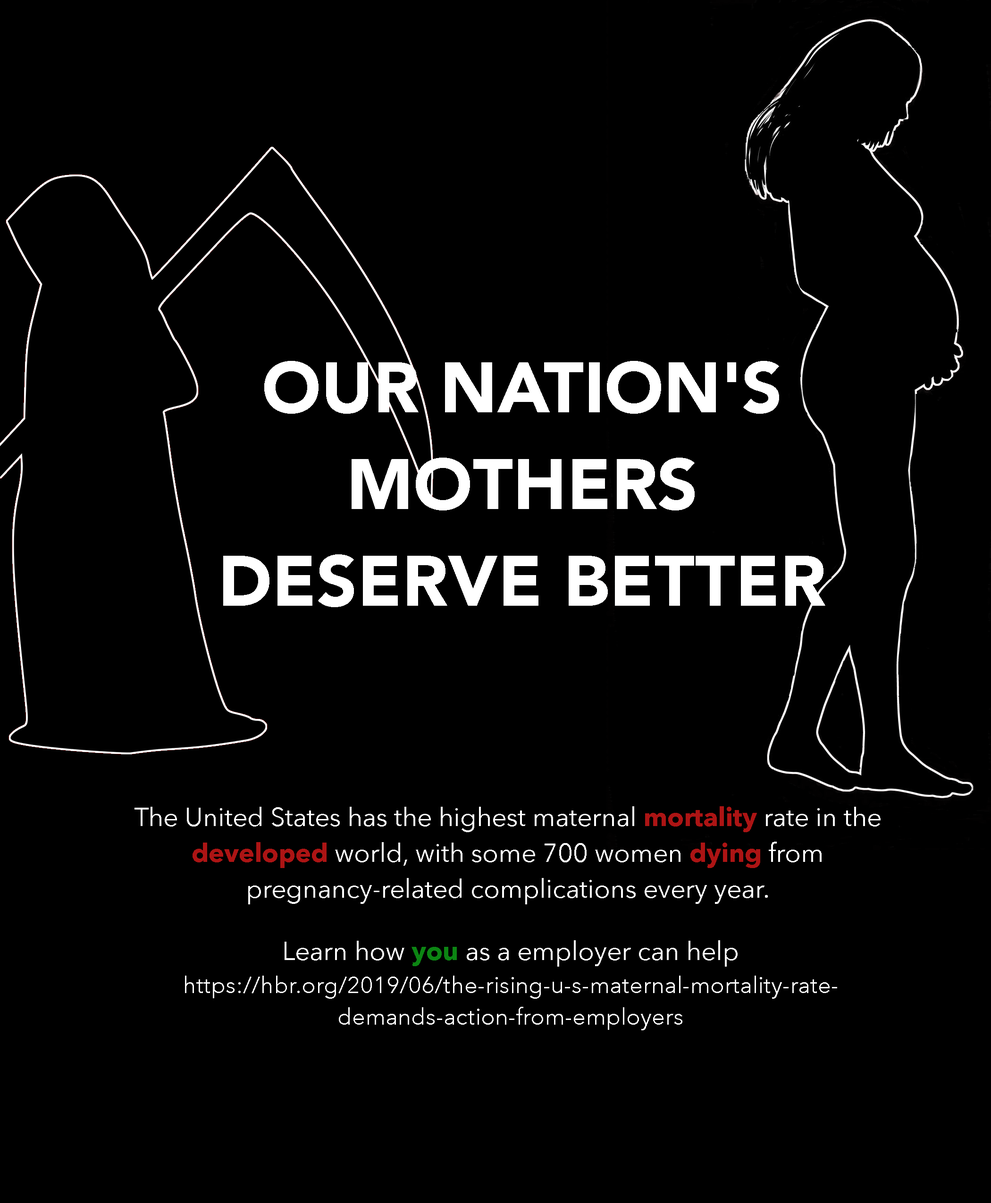
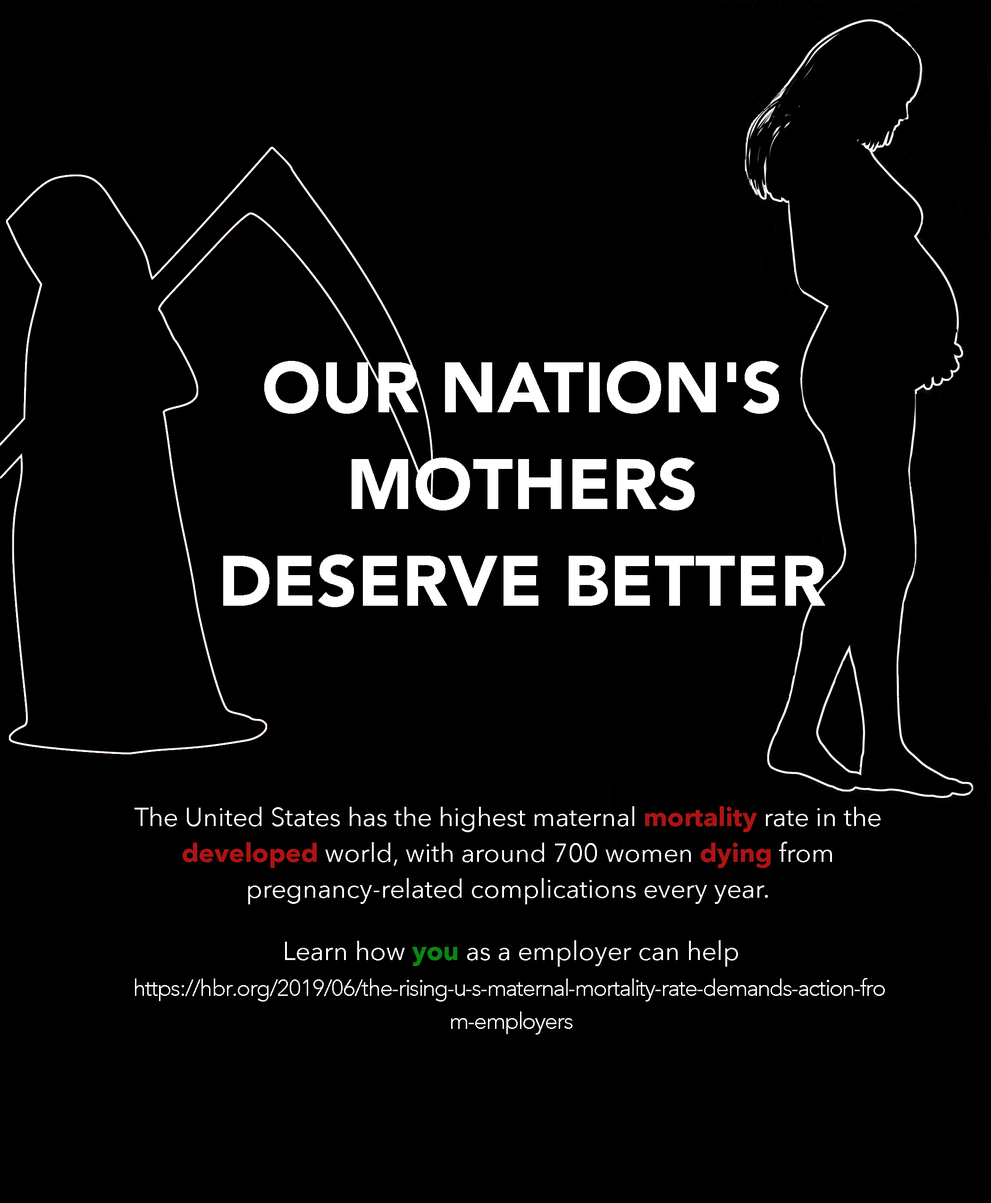
Two versions of the same layered image (991px x 1203px). Layer-by-layer changes:
painted on "Learn how you as a employer ca..." over [134, 940, 885, 1035]
painted on "The United States has the high..." over [182, 841, 832, 868]
